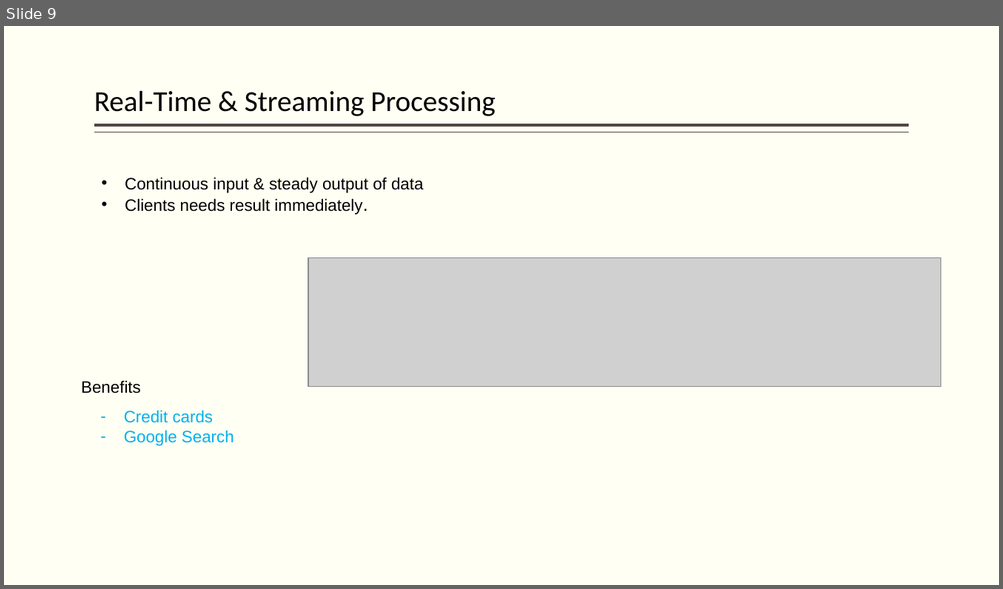
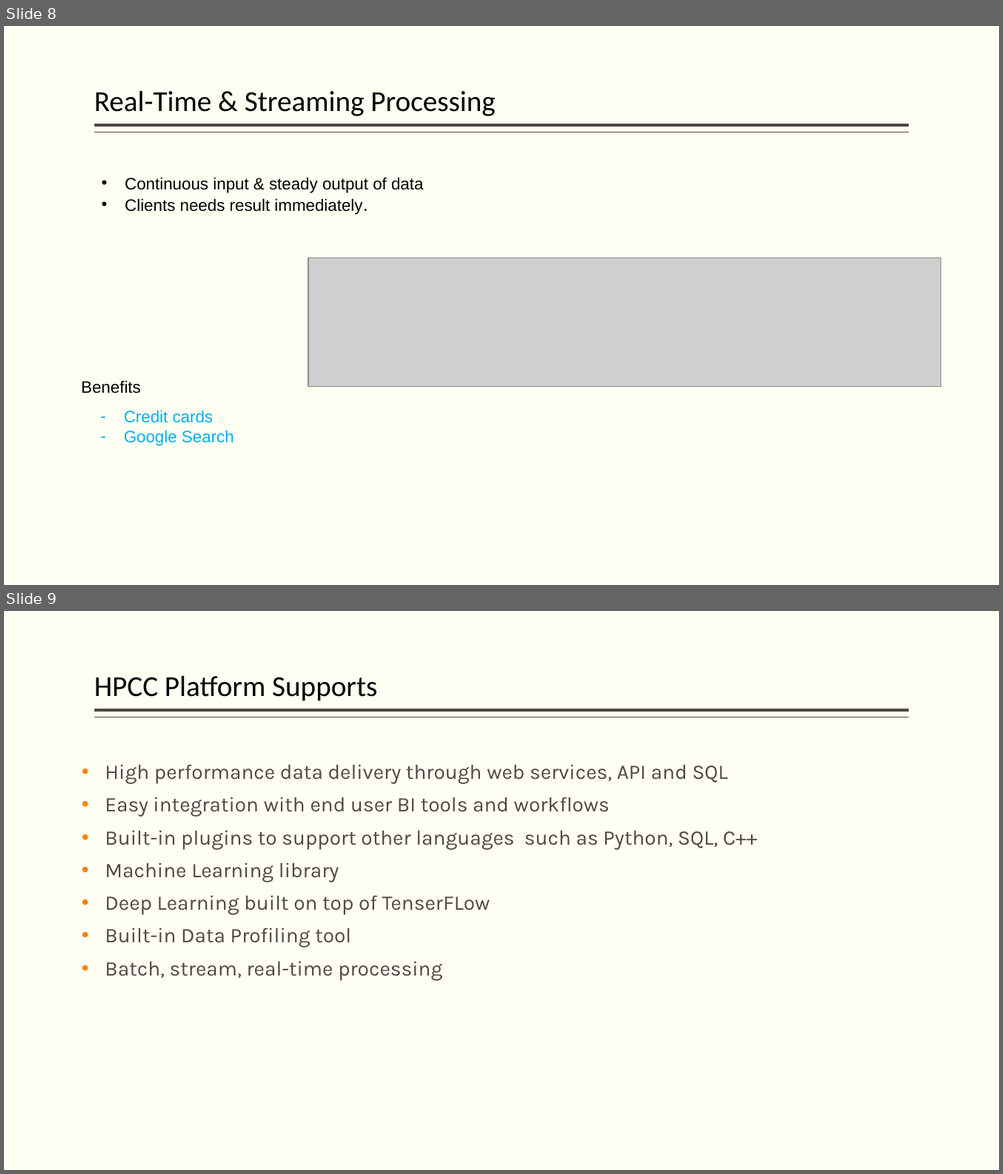
Before and after one commit to hpccsystems-solutions-lab/NCF-2021, a slide deck: BigData-ECL-NCF2021.pptx. Shown one above the other, each under a label of ours: slide 9 before the commit, slides 8 and 9 after it. The pictures are 1003x589 and 1003x1174 pixels, drawn with LibreOffice and Linux fonts; fonts in the diff are those of the drawing; grey boxes stand for pictures. Boxes give left, top, right and bottom in pixels: in the first picture for what was removed or moved away, otherwise in the second. Text is boxed around its words. In the diff, an @@ line names an element or a change of style, - is before the commit and + after.

```diff
--- a/BigData-ECL-NCF2021.pptx
+++ b/BigData-ECL-NCF2021.pptx
@@ slide 9 added at (4,611,999,1170), background #FFFFF3; not listed: 2 template elements that a slide beside it also shows @@
@@ title added at (94,675,377,701), 28 pt, text #000000 @@
+HPCC Platform Supports
@@ text added at (105,764,757,981), 20 pt, text #514843 @@
+• High performance data delivery through web services, API and SQL
+• Easy integration with end user BI tools and workflows
+• Built-in plugins to support other languages such as Python, SQL, C++
+• Machine Learning library
+• Deep Learning built on top of TenserFLow
+• Built-in Data Profiling tool
+• Batch, stream, real-time processing
@@ what was slide 9 is now slide 8 @@
```
Also in this commit, not shown: 4 slides changed, 63 other slides added, 4 slides removed, 9 other files.
